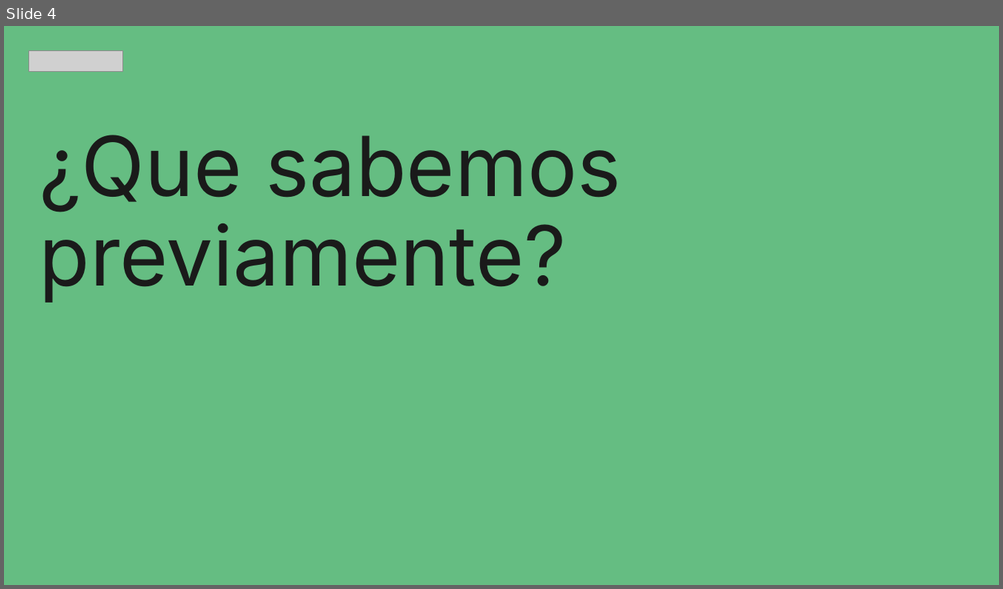
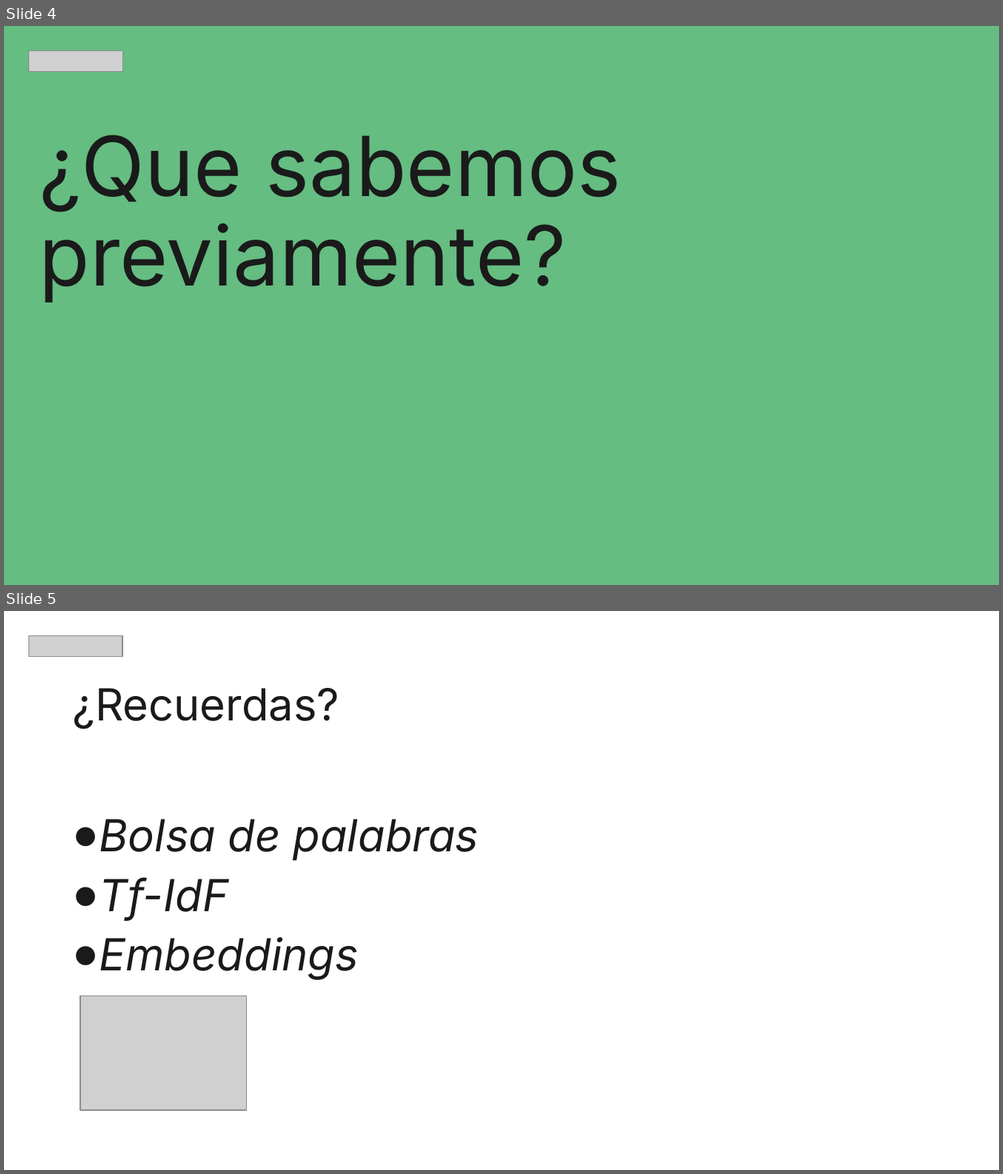
Before and after one commit to zyntonyson/bootcamp_ds_da, a slide deck: 16-ds-analisis-textos/32-nlp.pptx. Shown one above the other, each under a label of ours: slide 4 before the commit, slides 4 and 5 after it. The pictures are 1003x589 and 1003x1174 pixels, drawn with LibreOffice and Linux fonts; fonts in the diff are those of the drawing; grey boxes stand for pictures. Boxes give left, top, right and bottom in pixels: in the first picture for what was removed or moved away, otherwise in the second. Text is boxed around its words. In the diff, an @@ line names an element or a change of style, - is before the commit and + after.

```diff
--- a/16-ds-analisis-textos/32-nlp.pptx
+++ b/16-ds-analisis-textos/32-nlp.pptx
@@ slide 5 added at (4, 611, 999, 1170), background #FFFFFF @@
@@ picture added at (29, 636, 122, 657) @@
@@ text added at (73, 688, 479, 980), 32 pt, text #1A1A1A, italic @@
+¿Recuerdas?
+● Bolsa de palabras
+● Tf-IdF
+● Embeddings
@@ picture added at (80, 996, 247, 1111) @@
```
Also in this commit, not shown: 3 slides changed, 1 slide removed, 17 other files.
